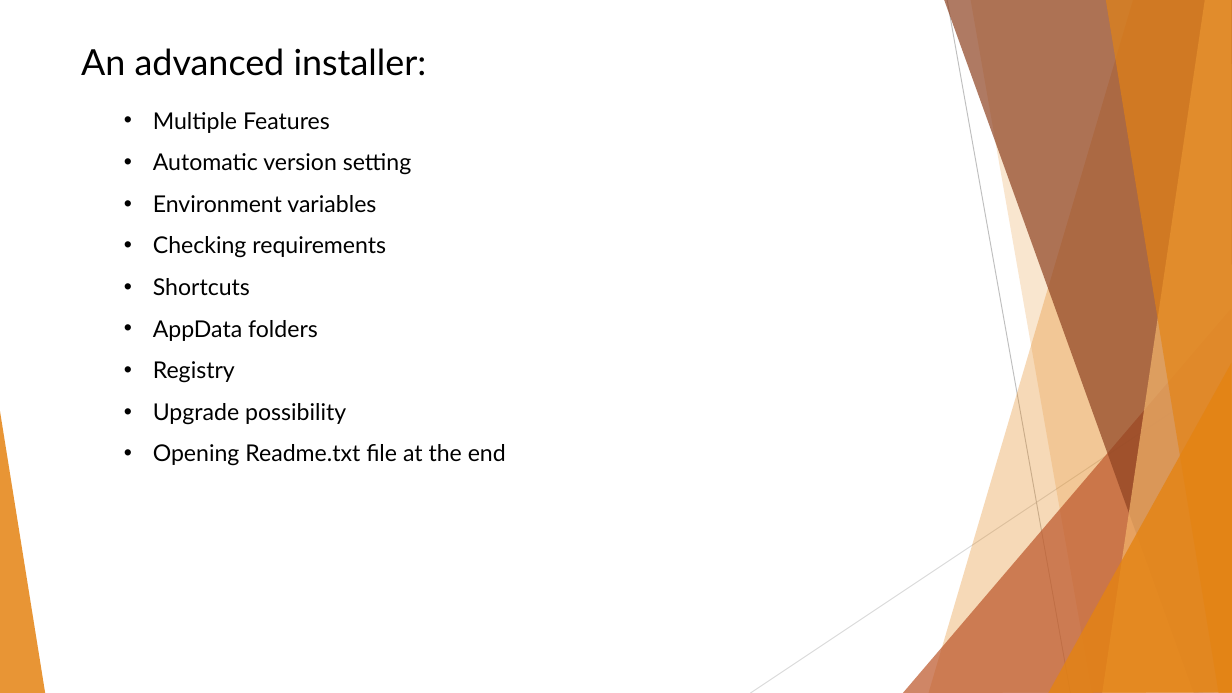
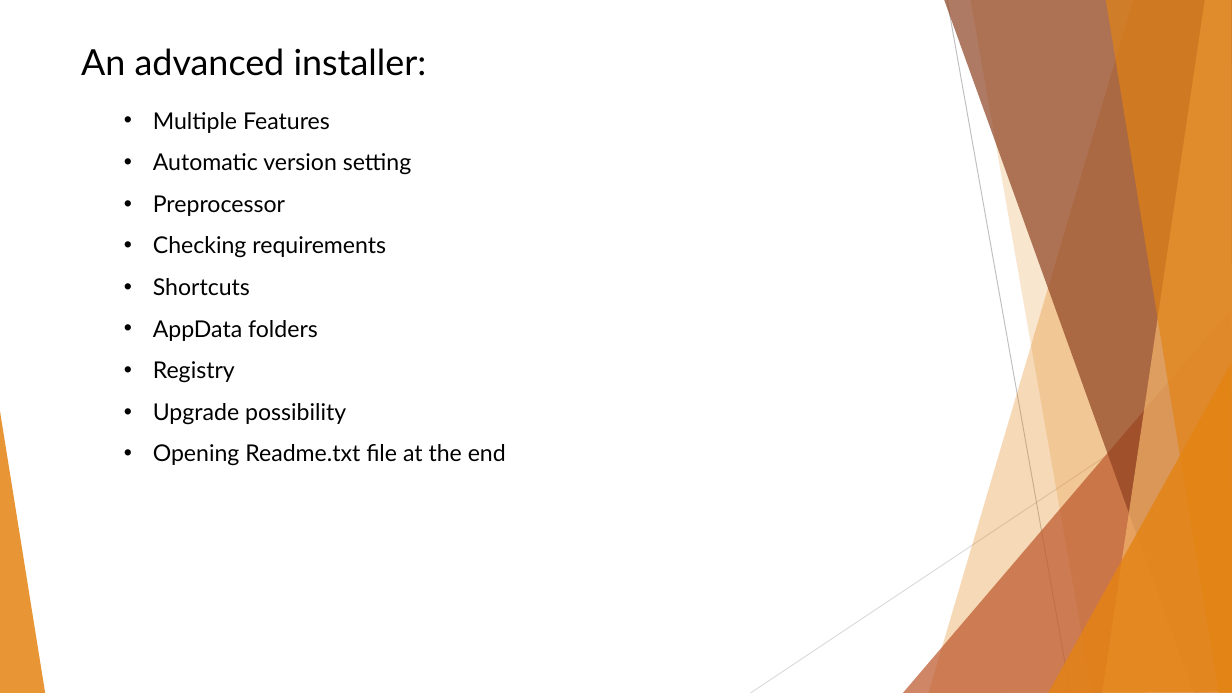
Before and after one commit to BinaryStudioAcademy/WixGettingStartedCourse, a slide deck: slide 3 of Part 2/WiX Part 2.pptx. Drawn at 1232x693 pixels with LibreOffice and Linux fonts; fonts in the diff are those of the drawing. Boxes give left, top, right and bottom in pixels: in the first picture for what was removed or moved away, otherwise in the second. Text is boxed around its words. In the diff, an @@ line names an element or a change of style, - is before the commit and + after.

```diff
--- a/Part 2/WiX Part 2.pptx
+++ b/Part 2/WiX Part 2.pptx
@@ text at bbox=[153, 195, 285, 216]: text changed @@
-• Environment variables
+• Preprocessor
```
Also in this commit, not shown: 1 other slide changed, 1 other file.
